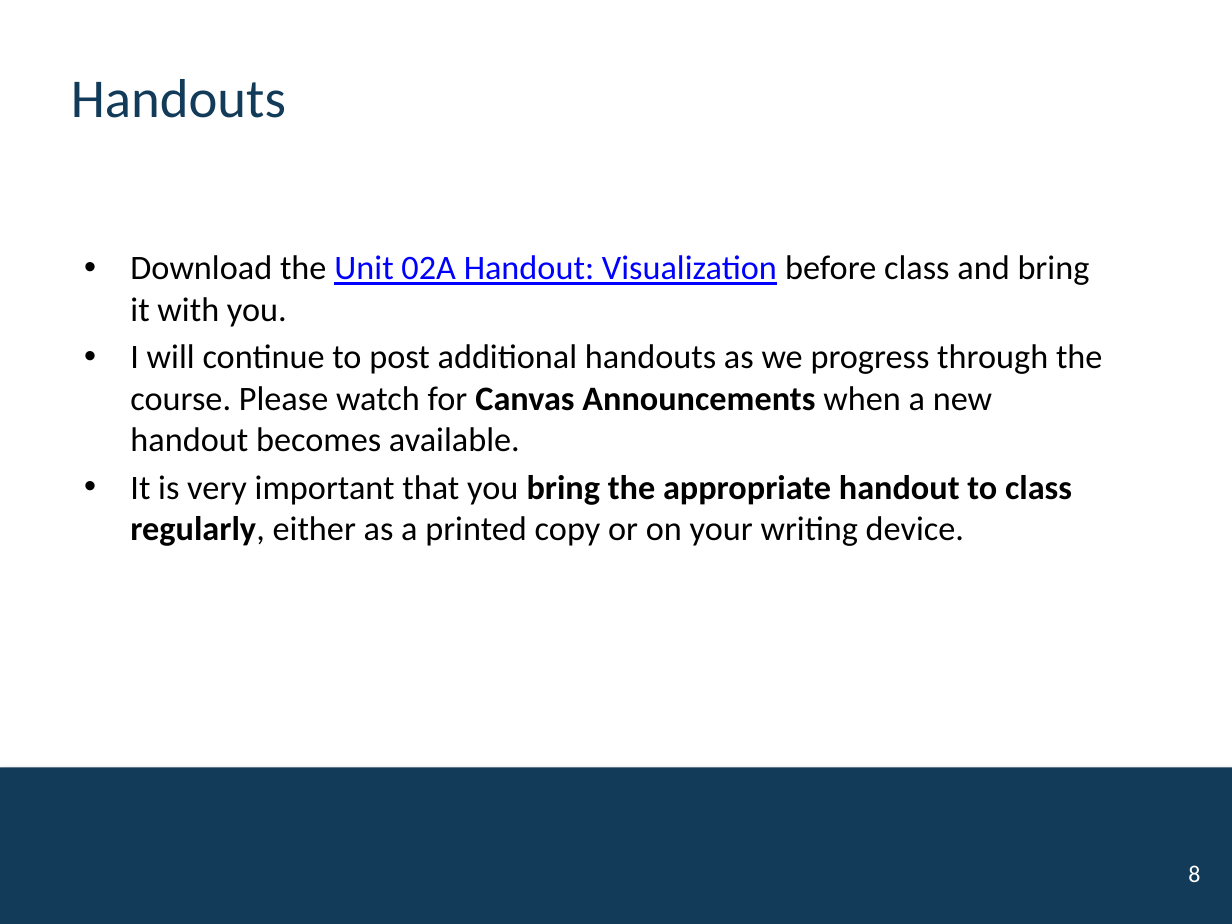
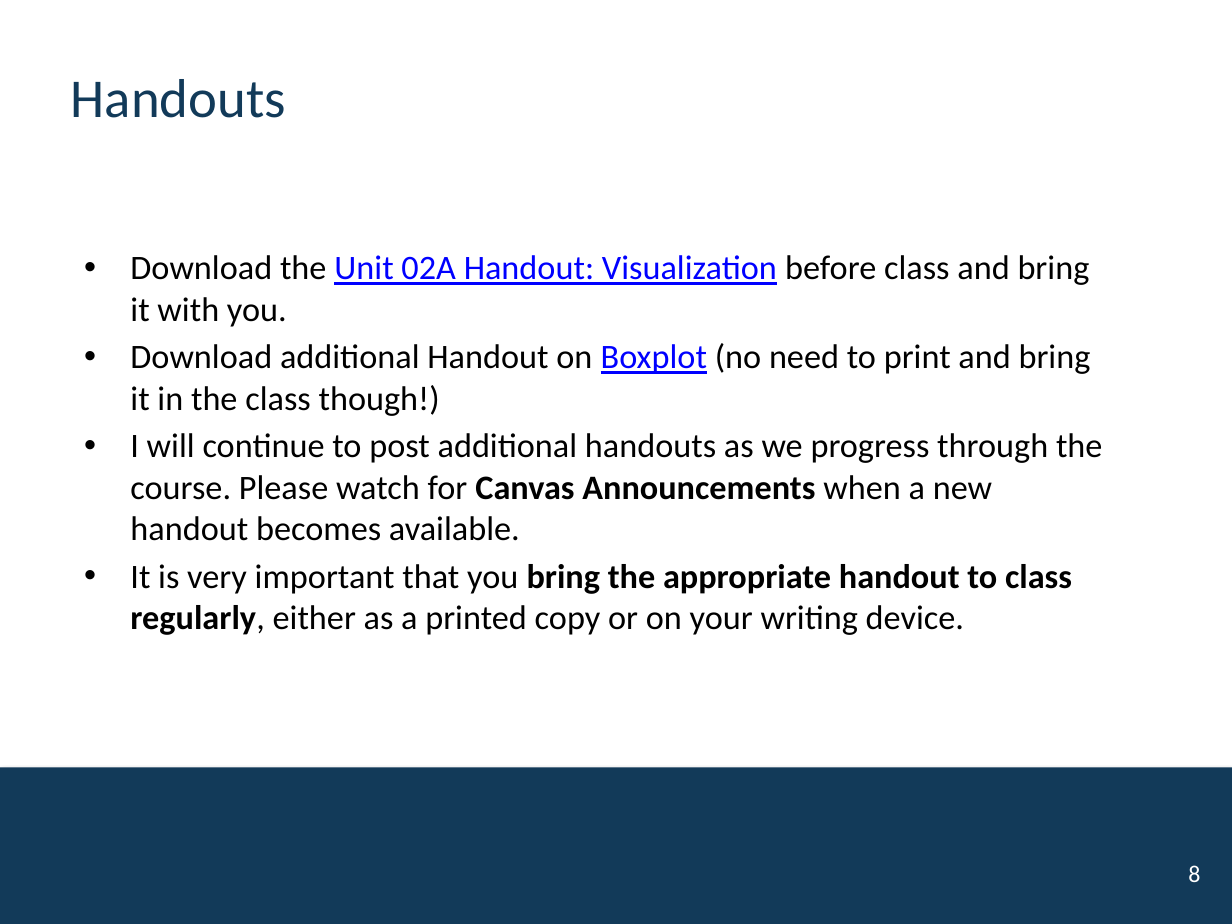
Before and after one commit to mutasim221B/CWRU-STAT-312-Fall-26, a slide deck: slide 8 of docs/activities/Unit-01-02A-Intro-Descriptive.pptx. Drawn at 1232x924 pixels with LibreOffice and Linux fonts; fonts in the diff are those of the drawing; background and template pictures are left out. Boxes give left, top, right and bottom in pixels: in the first picture for what was removed or moved away, otherwise in the second. Text is boxed around its words. In the diff, an @@ line names an element or a change of style, - is before the commit and + after.

```diff
--- a/docs/activities/Unit-01-02A-Intro-Descriptive.pptx
+++ b/docs/activities/Unit-01-02A-Intro-Descriptive.pptx
@@ text at (130, 343, 1091, 416): paragraph added @@
+• Download additional Handout on Boxplot (no need to print and bring it in the class though!)
```
Also in this commit, not shown: 1 other slide changed, 2 slides added, 8 other files.
